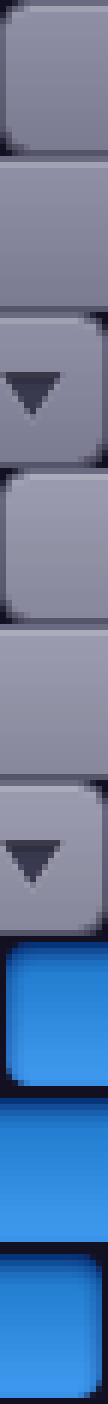
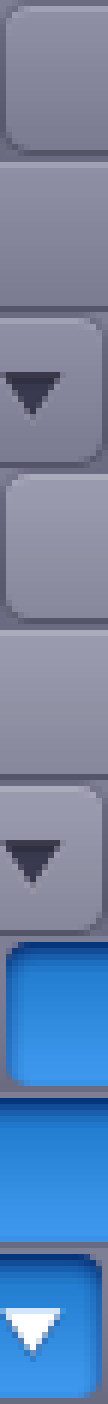
Layered file, before and after one edit (108px x 1404px). Changes by layer:
renamed "Light" to "Top", showed the group it (14 layers), moved it above "Dark" over [0, 0, 108, 1404]
hid group "Dark" (14 layers) over [0, 0, 108, 1404]
